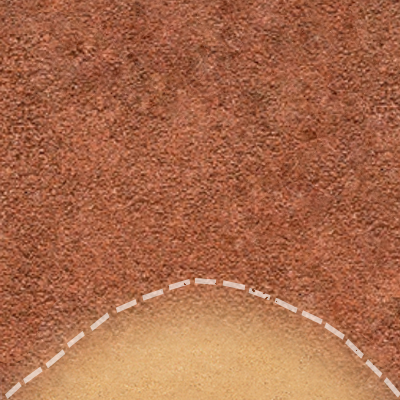
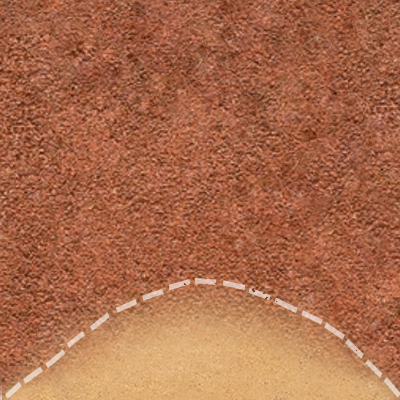
Two versions of the same layered image (400 × 400). Layer-by-layer changes:
painted on "Слой 2" over left=0, top=354, right=400, bottom=400
